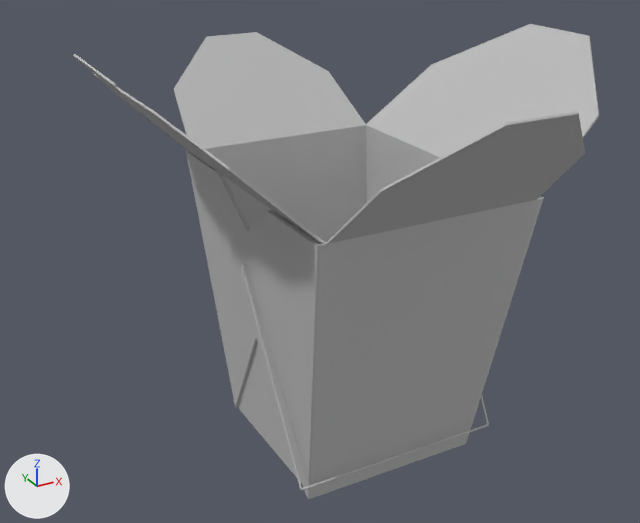
Renders of the FBX model Assets/Art_Assets/Streets/M_StreetDecor_03/SM_NoodleBox.fbx from each side of a commit.
Rendered twice from a 50 mm lens placed at (-0.219, -0.367, 0.289), pointed at (-0.015, 0.004, 0.104). The lights are fixed; the arrows at lower left show +X, +Y and +Z. Where no turn or scale is listed for an object, it has been applied to the vertices.

The scene before the commit, as lines of its bpy script (objects in view):
```python
me_mesh = bpy.data.meshes.new('Mesh')
me_mesh.from_pydata(...)  # 672 vertices, 672 faces; spans x -0.127..0.131, y -0.134..0.143, z 0.0..0.219
me_mesh.materials.append(mat_lambert1)  # grey #bcbcbc
ob_sm_noodlebox = bpy.data.objects.new('SM_NoodleBox', me_mesh)
ob_sm_noodlebox.location = (0.0, 0.0, 0.0)
```
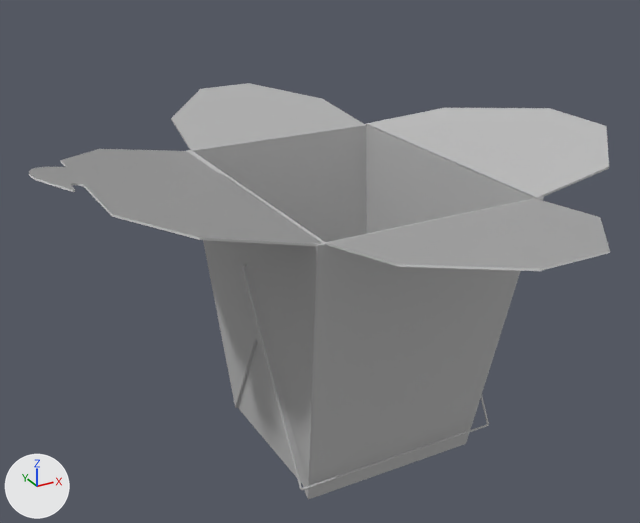
Commit message: [UPDATE] NoodleBox

Boxes [x1, y1, x2, y2] around the edits, measured in the pictures (640 x 523 px; the box of a moved part takes in the faces that stretch with it):
```json
{"object": "SM_NoodleBox", "change": "reshaped", "before": [73, 24, 599, 499], "after": [29, 83, 610, 499], "on screen": "10% wider, 12% shorter"}
{"part": 1, "of": "me_mesh", "change": "moved or reshaped", "before": [326, 111, 585, 244], "after": [327, 199, 610, 271]}
{"part": 2, "of": "me_mesh", "change": "moved or reshaped", "before": [73, 54, 325, 244], "after": [29, 149, 322, 246]}
{"part": 3, "of": "me_mesh", "change": "moved or reshaped", "before": [174, 32, 366, 149], "after": [171, 83, 365, 150]}
{"part": 4, "of": "me_mesh", "change": "moved or reshaped", "before": [366, 24, 599, 157], "after": [366, 108, 609, 199]}
```

Edits to the scene script, one JSON object a line:
```json
{"block": "me_mesh", "where": "me_mesh.from_pydata(...)  # 672 vertices, 672 faces; spans x -0.127..0.131, y -0.134..0.143, z 0.0..0.219"}
{"block": "me_mesh", "where": "# used by ob_sm_noodlebox; location = (0.0, 0.0, 0.0)"}
{"block": "me_mesh", "change": "me_mesh part 1: the loose piece of 12 vertices spanning x -0.056..0.056, y -0.134..-0.075, z 0.15..0.21 is scaled about its middle by (1, 1.4, 0.211), then moved by (0.0, -0.012, -0.023)"}
{"block": "me_mesh", "change": "me_mesh part 2: the loose piece of 176 vertices spanning x -0.127..-0.056, y -0.075..0.075, z 0.15..0.219 is scaled about its middle by (1.36, 1, 0.289), then moved by (-0.012, 0.0, -0.025)"}
{"block": "me_mesh", "change": "me_mesh part 3: the loose piece of 12 vertices spanning x -0.056..0.056, y 0.074..0.143, z 0.15..0.199 is scaled about its middle by (1, 1.21, 0.284), then moved by (0.0, 0.007, -0.017)"}
{"block": "me_mesh", "change": "me_mesh part 4: the loose piece of 12 vertices spanning x 0.056..0.131, y -0.075..0.075, z 0.15..0.212 is scaled about its middle by (1.28, 1, 0.154), then moved by (0.01, 0.0, -0.025)"}
```
